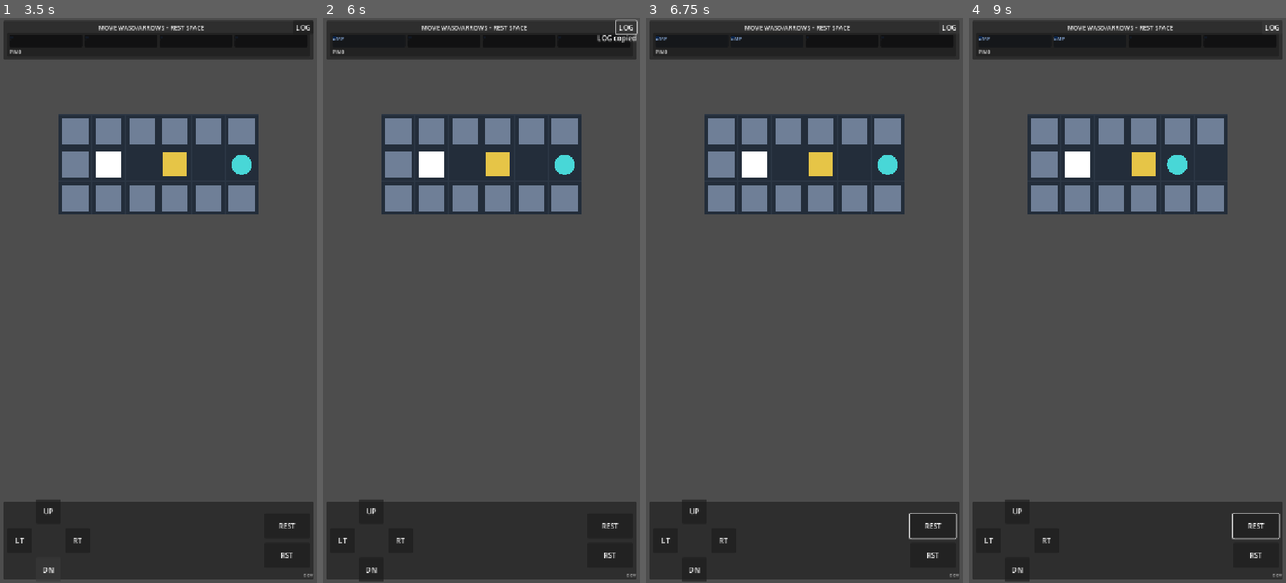
Above: before the commit, frames 1-4 (left to right).
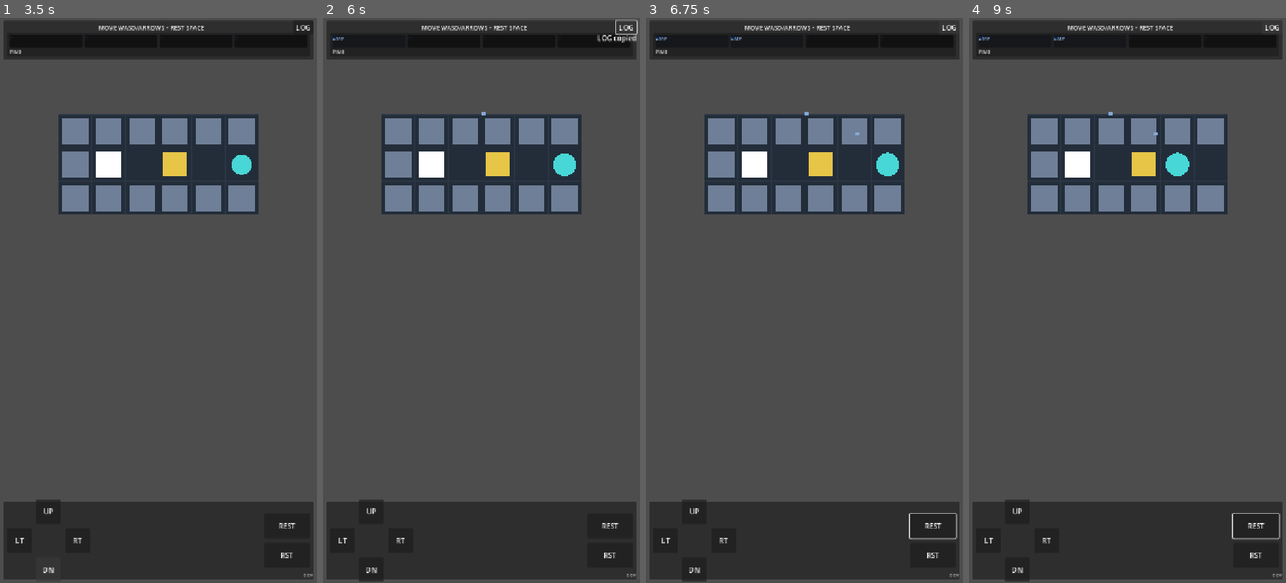
Above: after the commit, the same moments.

Repository: hszqf/Scatterbrain
Game: Godot game, scene res://scenes/app/App.tscn
Two runs of this game, one before a commit and one after it. Both use one fixed random seed, a clock stepped at 60 frames per second and the inputs below.
Inputs:
- Up to frame 1 (3.5 s): click "UP" at 0.5 s; click "LT" at 1.25 s; click "RT" at 2 s; click "DN" at 2.75 s
- Up to frame 2 (6 s): click "REST" at 3.5 s; click "RST" at 4.25 s; click "LOG" at 5 s; tap Enter at 5.75 s; hold Right (move_right) from 5.78 s (still down); tap Space (empty_change) at 5.85 s
- Up to frame 3 (6.75 s): tap R (restart_level) at 6.5 s; release Right (move_right) at 6.53 s; hold Down (move_down) from 6.53 s (still down); tap Space (empty_change) at 6.6 s
- Up to frame 4 (9 s): tap R (restart_level) at 7.25, 8, 8.75 s; release Down (move_down) at 7.28 s; hold Right (move_right) 7.28-8.03 s; tap Space (empty_change) at 7.35, 8.1, 8.85 s; hold Up (move_up) 8.03-8.78 s; hold Left (move_left) from 8.78 s (still down)

Frame 1 is identical in both runs. In frame 2, less than 0.1% of the frame differs, in the area x 50-80%, y 16-28%; in frame 3, less than 0.1%; in frame 4, less than 0.1%, in the area x 44-70%, y 16-28%.

Commit message:
Fix queue fly target timing and reset replay actors on queue restart

Diff:
--- a/scripts/game/board_view.gd
+++ b/scripts/game/board_view.gd
@@ -101,6 +101,24 @@
 	await _player_view.play_meditate_pulse(action_duration)
 
 
+func get_change_source_global_position(change: ChangeRecord) -> Vector2:
+	var source_node: Node2D = _resolve_change_source_node(change)
+	if source_node != null:
+		return source_node.global_position
+	return global_position
+
+
+func play_change_source_highlight(change: ChangeRecord, duration: float = 0.22) -> void:
+	var source_node: Node2D = _resolve_change_source_node(change)
+	if source_node == null:
+		return
+	var half_duration: float = maxf(duration * 0.5, 0.04)
+	var tween: Tween = create_tween()
+	tween.tween_property(source_node, "scale", Vector2(1.15, 1.15), half_duration).set_trans(Tween.TRANS_SINE).set_ease(Tween.EASE_OUT)
+	tween.tween_property(source_node, "scale", Vector2.ONE, half_duration).set_trans(Tween.TRANS_SINE).set_ease(Tween.EASE_IN_OUT)
+	await tween.finished
+
+
 func get_player_view() -> PlayerView:
 	return _player_view
 
@@ -149,3 +167,13 @@
 
 func get_box_view(entity_id: StringName) -> BoxView:
 	return _ensure_box(entity_id)
+
+
+func _resolve_change_source_node(change: ChangeRecord) -> Node2D:
+	if change == null:
+		return null
+	if change.type == ChangeRecord.ChangeType.EMPTY or change.subject_id == &"":
+		return _player_view
+	if _boxes.has(change.subject_id):
+		return _boxes[change.subject_id]
+	return _player_view
--- a/scripts/game/game_controller.gd
+++ b/scripts/game/game_controller.gd
@@ -208,6 +208,18 @@
 
 
 func append_change(change: ChangeRecord) -> void:
+	if change == null:
+		return
+	var queue_before_append: Array[ChangeRecord] = _queue.entries()
+	var source_global_pos: Vector2 = _board_view.get_change_source_global_position(change)
+	_board_view.play_change_source_highlight(change)
+	_queue_view.play_incoming_change_fx(
+		change,
+		source_global_pos,
+		queue_before_append,
+		_defaults.memory_capacity,
+		_defaults.obsession_capacity
+	)
 	_last_appended_change_summary = _change_summary_or_none(change)
 	_queue.append(change)
 	_recompile_world("append: %s" % change.summary())
@@ -247,7 +259,7 @@
 	_last_pushed_out_summaries = _change_summaries(result.pushed_out_changes)
 	_last_generated_ghost_summaries = _change_summaries(result.generated_ghost_changes)
 	_last_queue_after_compile_summaries = _change_summaries(result.queue_entries)
-	var has_replayable_pushed_out: bool = _has_replayable_pushed_out_changes(result.pushed_out_changes)
+	var has_replayable_pushed_out: bool = not result.pushed_out_changes.is_empty()
 	var can_play_trace: bool = _replay_controller.has_trace_items(replay_trace)
 	var replay_gate_allowed: bool = has_replayable_pushed_out and can_play_trace
 	_last_replay_gate_allowed = replay_gate_allowed
@@ -307,7 +319,8 @@
 		return
 	_replay_controller.begin_trace_playback(trace)
 	var focused_queue_index: int = -1
-	for item: Dictionary in trace:
+	for trace_index: int in range(trace.size()):
+		var item: Dictionary = trace[trace_index]
 		var kind: String = String(item.get("kind", ""))
 		if kind == "queue_focus":
 			if focused_queue_index >= 0:
@@ -336,6 +349,7 @@
 			if focused_queue_index >= 0:
 				_queue_view.end_focus_on_slot(focused_queue_index)
 				focused_queue_index = -1
+			_replay_controller.reset_subjects_for_next_pass(trace, trace_index + 1)
 			_last_presentation_trace.append("queue:restart")
 		if kind == "move" or kind == "ghostify" or kind == "beat_empty" or kind == "queue_restart":
 			_last_presentation_trace.append("board:trace:%s" % kind)
@@ -448,18 +462,6 @@
 	return copied
 
 
-func _has_replayable_pushed_out_changes(pushed_out_changes: Array[ChangeRecord]) -> bool:
-	for change: ChangeRecord in pushed_out_changes:
-		if change == null:
-			continue
-		if change.type == ChangeRecord.ChangeType.EMPTY:
-			continue
-		if change.subject_id == &"":
-			continue
-		return true
-	return false
-
-
 func _collect_trace_subjects(trace: Array[Dictionary]) -> Array[StringName]:
 	var seen: Dictionary[StringName, bool] = {}
 	for item: Dictionary in trace:
@@ -562,12 +564,7 @@
 		return "no_pushed_out"
 	if has_replayable_pushed_out and not can_play_trace:
 		return "no_replay_trace_items"
-	for change: ChangeRecord in pushed_out_changes:
-		if change == null:
-			continue
-		if change.type != ChangeRecord.ChangeType.EMPTY and change.subject_id != &"":
-			return "unknown"
-	return "pushed_out_only_empty"
+	return "pushed_out_without_trace_items"
 
 
 func _queue_entries_for_first_pass(trace: Array[Dictionary], fallback_entries: Array[ChangeRecord]) -> Array[ChangeRecord]:
--- a/scripts/game/memory_queue_view.gd
+++ b/scripts/game/memory_queue_view.gd
@@ -9,6 +9,7 @@
 @export var evict_duration: float = 0.34
 @export var append_pop_scale: float = 1.2
 @export var append_duration: float = 0.3
+@export var incoming_fx_duration: float = 0.5
 @export var settle_duration: float = 0.16
 @export var focus_scale: float = 1.3
 @export var focus_in_duration: float = 0.15
@@ -24,6 +25,7 @@
 var _displayed_entries: Array[ChangeRecord] = []
 var _displayed_capacity: int = 0
 var _displayed_obsession_capacity: int = 0
+var _incoming_fx_nodes: Array[ColorRect] = []
 
 
 func _ready() -> void:
@@ -191,6 +193,42 @@
 
 func get_last_animation_trace() -> Array[String]:
 	return _last_animation_trace.duplicate()
+
+
+func play_incoming_change_fx(change: ChangeRecord, source_global_pos: Vector2, current_entries: Array[ChangeRecord], capacity: int, obsession_capacity: int) -> void:
+	if change == null or capacity <= 0:
+		return
+	render_queue(current_entries, capacity, obsession_capacity)
+	await get_tree().process_frame
+	var target_index: int = resolve_incoming_slot_index(current_entries, capacity)
+	var target_slot: Panel = _slot_at(target_index)
+	if target_slot == null:
+		return
+	var target_global: Vector2 = target_slot.get_global_rect().get_center()
+	var particle: ColorRect = ColorRect.new()
+	particle.mouse_filter = Control.MOUSE_FILTER_IGNORE
+	particle.size = Vector2(10, 10)
+	particle.pivot_offset = particle.size * 0.5
+	particle.color = _slot_color(change)
+	particle.position = _to_local_canvas(source_global_pos) - particle.pivot_offset
+	add_child(particle)
+	_incoming_fx_nodes.append(particle)
+	var travel_time: float = maxf(incoming_fx_duration, 0.14)
+	var tween: Tween = create_tween()
+	tween.set_parallel(true)
+	tween.tween_property(particle, "position", _to_local_canvas(target_global) - particle.pivot_offset, travel_time).set_trans(Tween.TRANS_QUAD).set_ease(Tween.EASE_OUT)
+	tween.tween_property(particle, "scale", Vector2(0.55, 0.55), travel_time)
+	await tween.finished
+	particle.queue_free()
+	_incoming_fx_nodes.erase(particle)
+
+
+func resolve_incoming_slot_index(current_entries: Array[ChangeRecord], capacity: int) -> int:
+	if capacity <= 0:
+		return -1
+	if current_entries.size() < capacity:
+		return current_entries.size()
+	return capacity - 1
 
 
 func _rebuild_slots(entries: Array[ChangeRecord], capacity: int) -> void:
@@ -315,3 +353,7 @@
 	if tween != null:
 		tween.kill()
 	_slot_focus_tweens.erase(slot_index)
+
+
+func _to_local_canvas(global_point: Vector2) -> Vector2:
+	return get_global_transform_with_canvas().affine_inverse() * global_point
--- a/scripts/game/replay_controller.gd
+++ b/scripts/game/replay_controller.gd
@@ -318,6 +318,38 @@
 	return _last_phase_trace.duplicate()
 
 
+func reset_subjects_for_next_pass(trace: Array[Dictionary], next_item_index: int) -> void:
+	if trace.is_empty() or next_item_index < 0:
+		return
+	var target_positions: Dictionary[StringName, Vector2i] = {}
+	for i: int in range(next_item_index, trace.size()):
+		var item: Dictionary = trace[i]
+		var kind: String = String(item.get("kind", ""))
+		if kind == "queue_restart":
+			break
+		if kind != "move" and kind != "ghostify":
+			continue
+		var subject_id: StringName = item.get("subject", &"")
+		if subject_id == &"" or target_positions.has(subject_id):
+			continue
+		if kind == "ghostify":
+			target_positions[subject_id] = item.get("at", Vector2i.ZERO)
+		else:
+			target_positions[subject_id] = item.get("from", Vector2i.ZERO)
+	if target_positions.is_empty():
+		return
+	for subject_id: StringName in target_positions.keys():
+		var actor: BoxView = get_replay_actor(subject_id)
+		if actor == null:
+			continue
+		actor.visible = true
+		actor.scale = Vector2.ONE
+		actor.modulate = Color.WHITE
+		actor.set_is_conflict(false)
+		actor.set_is_ghost(false)
+		actor.set_board_position(target_positions[subject_id], _board_view.cell_size)
+
+
 func get_phase_timing(beat_duration: float = memory_beat_duration) -> Dictionary:
 	return _resolve_phase_timing(beat_duration)
 
